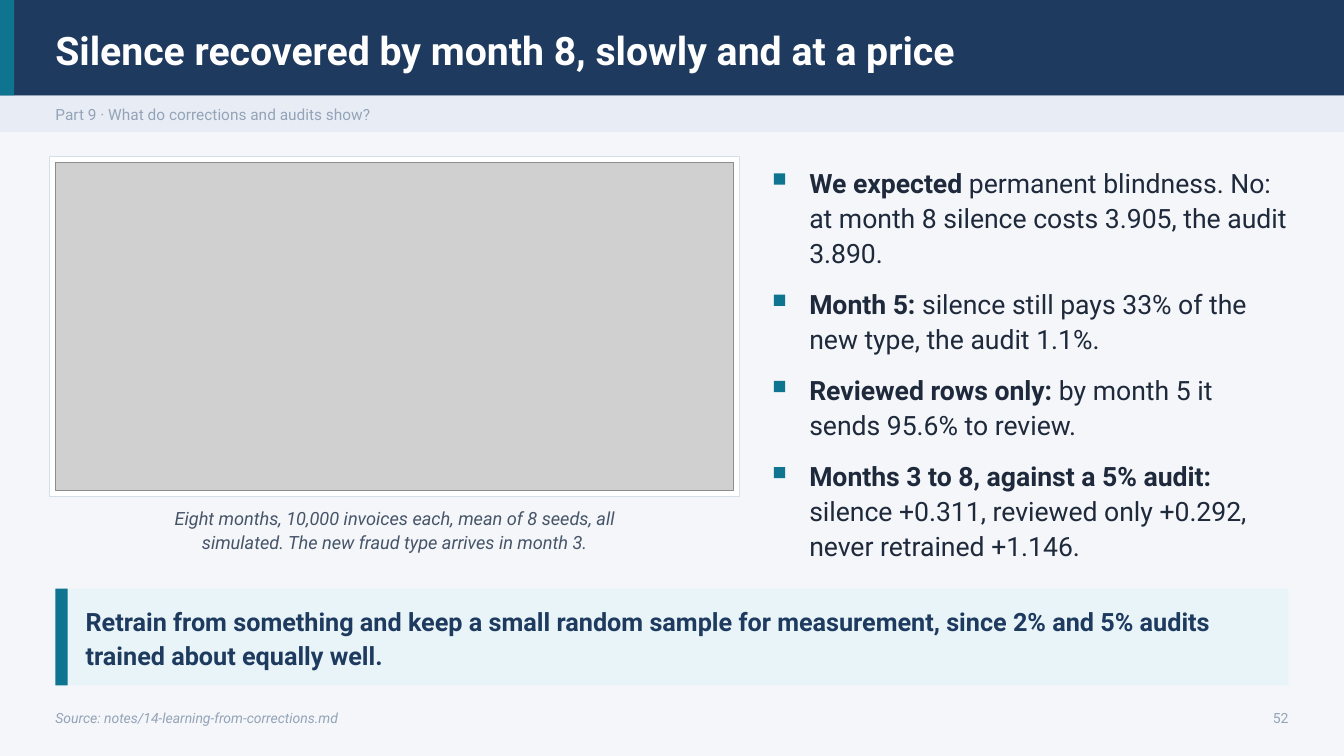
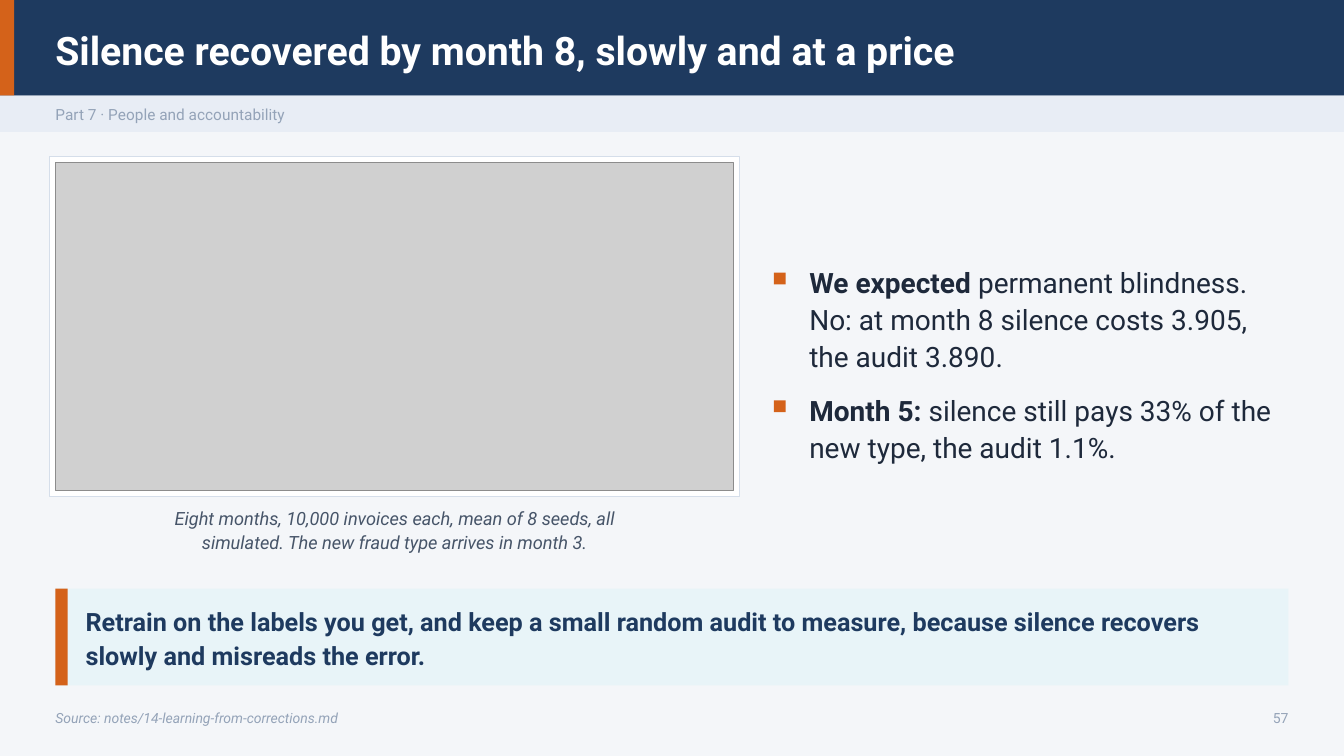
Before and after one commit to ramseywise/learn-ai-engineering, a slide deck: slide 57 of data-science/01-classical-ml/slides/classical-ml.pptx (slide 52 before the commit). Drawn at 1344x756 pixels with LibreOffice and Linux fonts; fonts in the diff are those of the drawing; grey boxes stand for pictures. Boxes give left, top, right and bottom in pixels: in the first picture for what was removed or moved away, otherwise in the second. Text is boxed around its words. In the diff, an @@ line names an element or a change of style, - is before the commit and + after.

Commit message:
Add support for slide levels and beats in deck builder
- Introduced a new JSONL file for review overrides.
- Enhanced the slide building script to support filtering slides by level (core, practice, deep) and validate slide beats.
- Added a new test suite to validate the functionality of levels and beats in slide presentations.
- Implemented checks for unknown levels and beats, ensuring proper error handling.
- Updated the output naming convention to reflect the selected level for filtered builds.

```diff
--- a/data-science/01-classical-ml/slides/classical-ml.pptx
+++ b/data-science/01-classical-ml/slides/classical-ml.pptx
@@ text at bbox=[55, 108, 285, 123]: text changed @@
-Part 9 · What do corrections and audits show?
+Part 7 · People and accountability
@@ text "We expected permanent blindness. No: ...": place and size @@
-text "We expected permanent blindness. No: ..." at bbox=[809, 173, 1286, 264]
+text "We expected permanent blindness. No: ..." at bbox=[809, 272, 1247, 368]
@@ text "We expected permanent blindness. No: ..." at bbox=[809, 272, 1247, 368]: size 19 to 20 pt @@
@@ rectangle: place and size @@
-rectangle at bbox=[774, 173, 785, 185]
+rectangle at bbox=[774, 273, 786, 285]
@@ rectangle removed at bbox=[774, 381, 785, 392] @@
@@ text removed at bbox=[809, 380, 1212, 436] @@
-Reviewed rows only: by month 5 it sends 95.6% to review.
@@ rectangle: place and size @@
-rectangle at bbox=[774, 294, 785, 306]
+rectangle at bbox=[774, 400, 786, 412]
@@ fill #0F7490 to #D4621A in 4 elements at bbox=[0, 0, 14, 96], bbox=[55, 589, 68, 686], bbox=[774, 273, 786, 285], bbox=[774, 400, 786, 412] @@
@@ text "Month 5: silence still pays ..." at bbox=[809, 399, 1271, 464]: size 19 to 20 pt @@
@@ text "Month 5: silence still pays ...": place and size @@
-text "Month 5: silence still pays ..." at bbox=[809, 293, 1246, 355]
+text "Month 5: silence still pays ..." at bbox=[809, 399, 1271, 464]
@@ rectangle removed at bbox=[774, 467, 785, 478] @@
@@ text removed at bbox=[809, 466, 1247, 557] @@
-Months 3 to 8, against a 5% audit: silence +0.311, reviewed only +0.292, never retrained +1.146.
@@ text at bbox=[86, 612, 1199, 671]: text changed @@
-Retrain from something and keep a small random sample for measurement, since 2% and 5% audits trained about equally well.
+Retrain on the labels you get, and keep a small random audit to measure, because silence recovers slowly and misreads the error.
@@ text at bbox=[1273, 713, 1289, 723]: text changed @@
-52
+57
```
Also in this commit, not shown: 51 other slides changed, 9 slides added, 3 slides removed, 38 other files.
